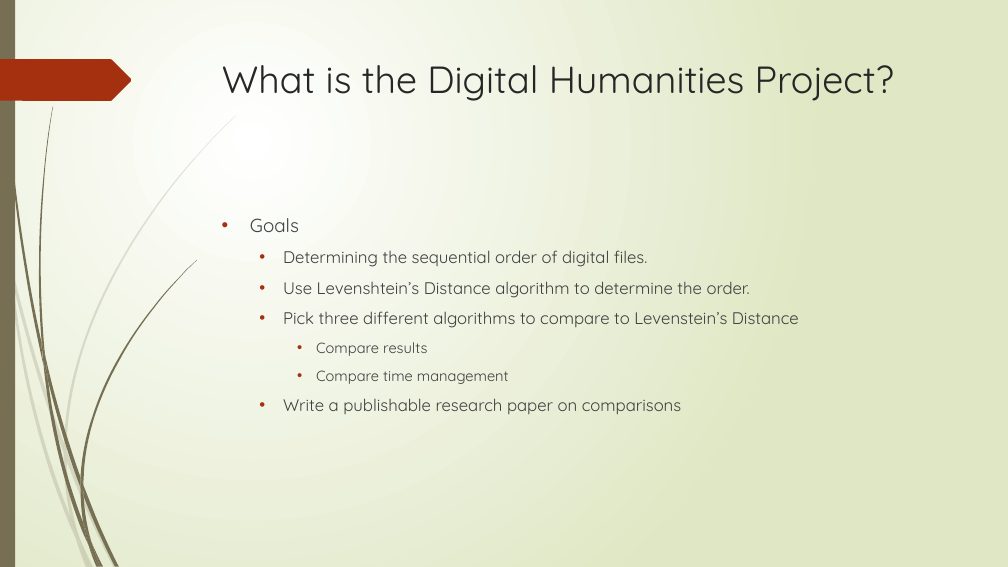
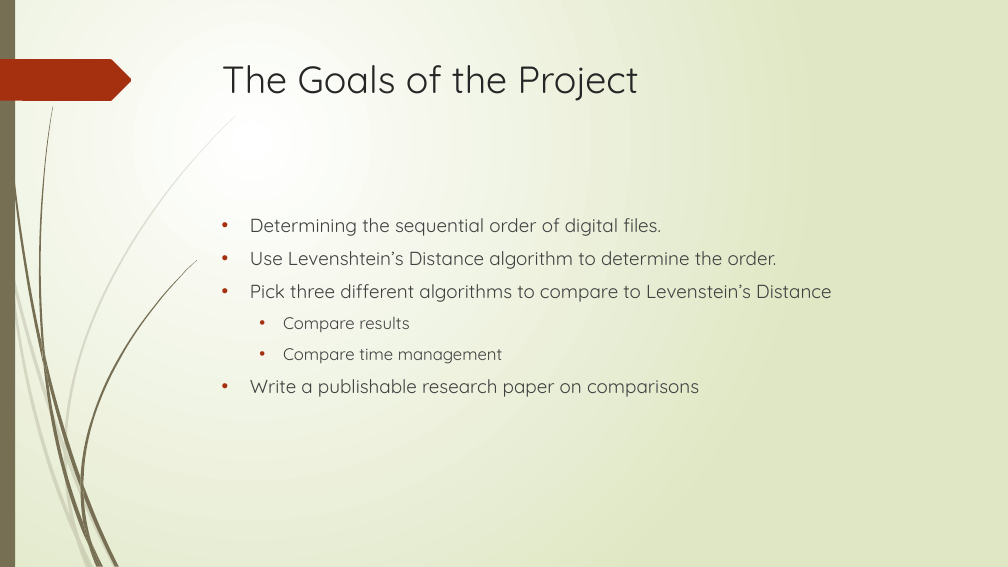
Before and after one commit to AthensStateComputerScience/DigitalHumanities, a slide deck: slide 2 of PowerPoint/Digital Humanities.pptx. Drawn at 1008x567 pixels with LibreOffice and Linux fonts; fonts in the diff are those of the drawing. Boxes give left, top, right and bottom in pixels: in the first picture for what was removed or moved away, otherwise in the second. Text is boxed around its words. In the diff, an @@ line names an element or a change of style, - is before the commit and + after.

```diff
--- a/PowerPoint/Digital Humanities.pptx
+++ b/PowerPoint/Digital Humanities.pptx
@@ title at (222,65,639,101): text changed @@
-What is the Digital Humanities Project?
+The Goals of the Project
@@ text "Determining the sequential order of ..." at (250,218,831,397): size 16 to 18 pt in "Determining the sequential order of digital files.", "Use Levenshtein’s Distance algorithm to determine the ...", "Pick three different algorithms to compare to ...", "Write a publishable research paper on comparisons"; size 14 to 16 pt in "Compare results", "Compare time management"; list level 2 to 1 in "Determining the sequential order of ..."; list level 2 to 1 in "Use Levenshtein’s Distance algorithm to ..."; list level 2 to 1 in "Pick three different algorithms to ..."; list level 3 to 2 in "Compare results"; list level 3 to 2 in "Compare time management"; list level 2 to 1 in "Write a publishable research paper ..." @@
@@ text at (250,218,299,232): paragraph removed @@
-• Goals
```
Also in this commit, not shown: 7 other slides changed, 5 slides added, 7 slides removed.
